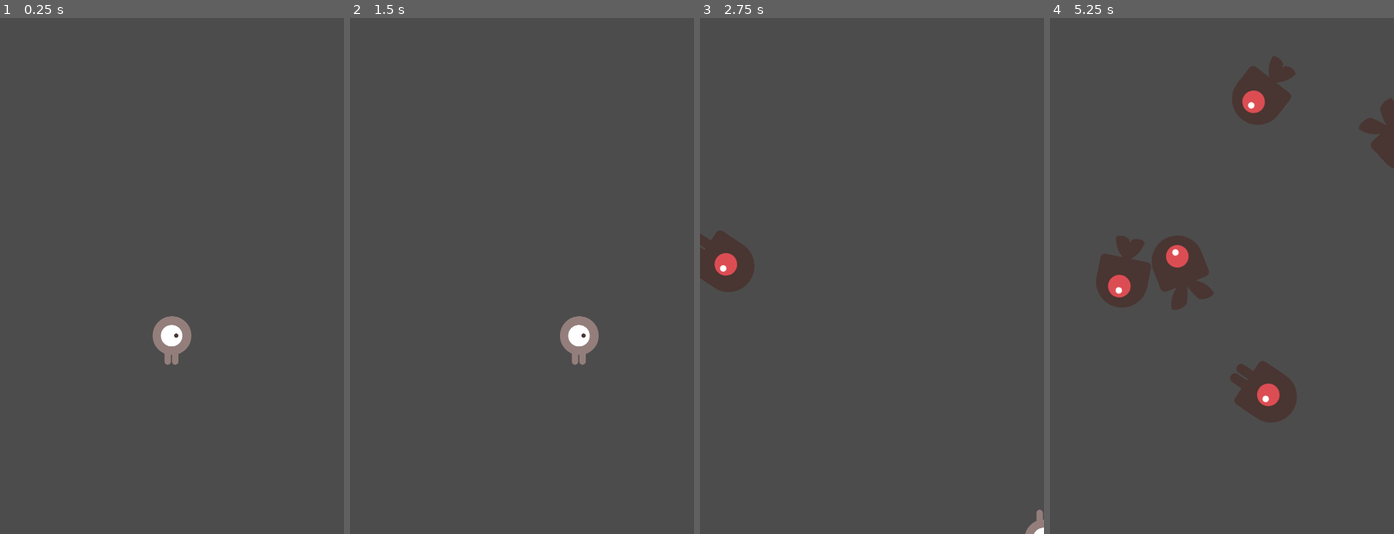
Above: before the commit, frames 1-4 (left to right).
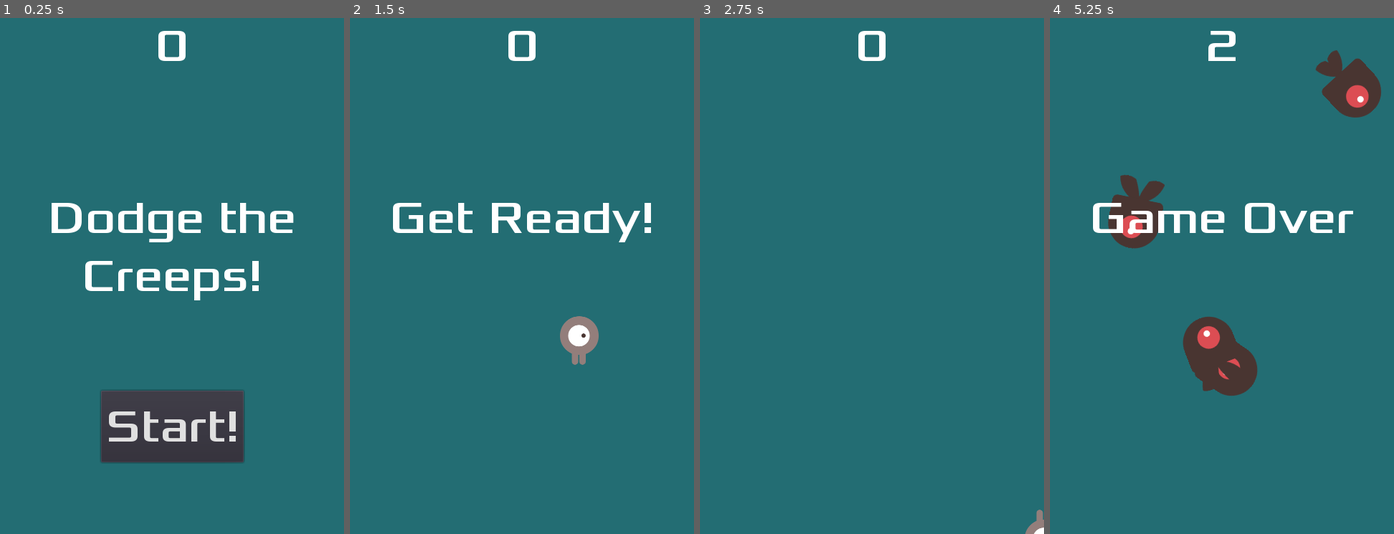
Above: after the commit, the same moments.

Repository: esper6/My-First-2D-Game
Game: Godot game, scene res://Main.tscn
The game is run twice, just before and just after one commit, with the same random seed, the same clock (stepped at 60 frames per second) and the same inputs.
Inputs (mouse positions are in pixels of both pictures, inside the frame that each line leads up to):
- Up to frame 1 (0.25 s): no input
- Up to frame 2 (1.5 s): click (522, 425) at 0.5 s, where only the run after the commit has a clickable "Start!"; tap Enter (start_game, bound only after the commit) at 1.25, 1.35 s; hold Right (move_right) from 1.28 s (still down)
- Up to frame 3 (2.75 s): release Right (move_right) at 2.03 s; hold Down (move_down) from 2.03 s (still down); tap Enter (start_game, bound only after the commit) at 2.1 s
- Up to frame 4 (5.25 s): release Down (move_down) at 2.78 s; hold Right (move_right) 2.78-3.53 s; tap Enter (start_game, bound only after the commit) every 0.75 s from 2.85 to 5.1 s; hold Up (move_up) 3.53-4.28 s; hold Left (move_left) from 4.28 s (still down)

The runs differ from the first frame. In frame 1, 95% of the frame differs, in the area x 0-100%, y 0-100%; in frame 2, 99%; in frame 3, 100%; in frame 4, 99%.

Commit message:
Tutorial Complete!

Diff:
--- /dev/null
+++ b/HUD.gd
@@ -0,0 +1,36 @@
+extends CanvasLayer
+
+signal start_game
+
+func _ready():
+	pass # Replace with function body.
+
+
+func show_message(text):
+	$Message.text = text
+	$Message.show()
+	$MessageTimer.start()
+
+func show_game_over():
+	show_message("Game Over")
+	# Wait until the MessageTimer has counted down.
+	yield($MessageTimer, "timeout")
+
+	$Message.text = "Dodge the\nCreeps!"
+	$Message.show()
+	# Make a one-shot timer and wait for it to finish.
+	yield(get_tree().create_timer(1), "timeout")
+	$StartButton.show()
+
+
+func update_score(score):
+	$ScoreLabel.text = str(score)
+
+
+func _on_MessageTimer_timeout():
+	$Message.hide()
+
+
+func _on_StartButton_pressed():
+	$StartButton.hide()
+	emit_signal("start_game")
--- /dev/null
+++ b/HUD.tscn
@@ -0,0 +1,56 @@
+[gd_scene load_steps=6 format=2]
+
+[ext_resource path="res://fonts/Xolonium-Regular.ttf" type="DynamicFontData" id=1]
+[ext_resource path="res://HUD.gd" type="Script" id=2]
+
+[sub_resource type="DynamicFont" id=1]
+size = 64
+font_data = ExtResource( 1 )
+
+[sub_resource type="InputEventAction" id=2]
+action = "start_game"
+
+[sub_resource type="ShortCut" id=3]
+shortcut = SubResource( 2 )
+
+[node name="HUD" type="CanvasLayer"]
+script = ExtResource( 2 )
+
+[node name="ScoreLabel" type="Label" parent="."]
+anchor_right = 1.0
+margin_bottom = 78.0
+custom_fonts/font = SubResource( 1 )
+text = "0"
+align = 1
+
+[node name="Message" type="Label" parent="."]
+anchor_top = 0.5
+anchor_right = 1.0
+anchor_bottom = 0.5
+margin_top = -120.0
+margin_bottom = 120.0
+custom_fonts/font = SubResource( 1 )
+text = "Dodge the Creeps!
+"
+align = 1
+autowrap = true
+
+[node name="StartButton" type="Button" parent="."]
+anchor_left = 0.5
+anchor_top = 1.0
+anchor_right = 0.5
+anchor_bottom = 1.0
+margin_left = -99.5
+margin_top = -200.0
+margin_right = 99.5
+margin_bottom = -100.0
+custom_fonts/font = SubResource( 1 )
+shortcut = SubResource( 3 )
+text = "Start!"
+
+[node name="MessageTimer" type="Timer" parent="."]
+wait_time = 2.0
+one_shot = true
+
+[connection signal="pressed" from="StartButton" to="." method="_on_StartButton_pressed"]
+[connection signal="timeout" from="MessageTimer" to="." method="_on_MessageTimer_timeout"]
--- a/Main.gd
+++ b/Main.gd
@@ -7,7 +7,6 @@
 
 func _ready():
 	randomize()
-	new_game()
 
 
 # Called every frame. 'delta' is the elapsed time since the previous frame.
@@ -19,15 +18,26 @@
 	$ScoreTimer.stop()
 	$MobTimer.stop()
 
+	$HUD.show_game_over()
+
+	$Music.stop()
+	$DeathSound.play()
 
 func new_game():
 	score = 0
 	$Player.start($StartPosition.position)
 	$StartTimer.start()
 
+	$HUD.update_score(score)
+	$HUD.show_message("Get Ready!")
+
+	get_tree().call_group("mobs", "queue_free")
+
+	$Music.play()
 
 func _on_ScoreTimer_timeout():
 	score += 1
+	$HUD.update_score(score)
 
 
 func _on_StartTimer_timeout():
--- a/Main.tscn
+++ b/Main.tscn
@@ -1,8 +1,11 @@
-[gd_scene load_steps=5 format=2]
+[gd_scene load_steps=8 format=2]
 
 [ext_resource path="res://Player.tscn" type="PackedScene" id=1]
 [ext_resource path="res://Main.gd" type="Script" id=2]
 [ext_resource path="res://Mob.tscn" type="PackedScene" id=3]
+[ext_resource path="res://HUD.tscn" type="PackedScene" id=4]
+[ext_resource path="res://art/House In a Forest Loop.ogg" type="AudioStream" id=5]
+[ext_resource path="res://art/gameover.wav" type="AudioStream" id=6]
 
 [sub_resource type="Curve2D" id=1]
 _data = {
@@ -12,6 +15,11 @@
 [node name="Main" type="Node"]
 script = ExtResource( 2 )
 mob_scene = ExtResource( 3 )
+
+[node name="ColorRect" type="ColorRect" parent="."]
+margin_right = 4096.0
+margin_bottom = 4096.0
+color = Color( 0.141176, 0.431373, 0.454902, 1 )
 
 [node name="Player" parent="." instance=ExtResource( 1 )]
 position = Vector2( -312, 96 )
@@ -35,7 +43,16 @@
 position = Vector2( 0, -1 )
 rotation = 0.218059
 
+[node name="HUD" parent="." instance=ExtResource( 4 )]
+
+[node name="Music" type="AudioStreamPlayer" parent="."]
+stream = ExtResource( 5 )
+
+[node name="DeathSound" type="AudioStreamPlayer" parent="."]
+stream = ExtResource( 6 )
+
 [connection signal="hit" from="Player" to="." method="game_over"]
 [connection signal="timeout" from="StartTimer" to="." method="_on_StartTimer_timeout"]
 [connection signal="timeout" from="ScoreTimer" to="." method="_on_ScoreTimer_timeout"]
 [connection signal="timeout" from="MobTimer" to="." method="_on_MobTimer_timeout"]
+[connection signal="start_game" from="HUD" to="." method="new_game"]
--- a/Mob.gd
+++ b/Mob.gd
@@ -7,10 +7,5 @@
 	$AnimatedSprite.animation = mob_types[randi() % mob_types.size()]
 
 
-
-#func _process(delta):
-#	pass
-
-
 func _on_VisibilityNotifier2D_screen_exited():
 	queue_free()
--- a/Mob.tscn
+++ b/Mob.tscn
@@ -30,7 +30,7 @@
 radius = 36.0
 height = 24.0
 
-[node name="Mob" type="RigidBody2D"]
+[node name="Mob" type="RigidBody2D" groups=["mobs"]]
 position = Vector2( 24, 14 )
 collision_mask = 0
 gravity_scale = 0.0
--- a/project.godot
+++ b/project.godot
@@ -47,6 +47,11 @@
 "events": [ Object(InputEventKey,"resource_local_to_scene":false,"resource_name":"","device":0,"alt":false,"shift":false,"control":false,"meta":false,"command":false,"pressed":false,"scancode":0,"physical_scancode":16777234,"unicode":0,"echo":false,"script":null)
  ]
 }
+start_game={
+"deadzone": 0.5,
+"events": [ Object(InputEventKey,"resource_local_to_scene":false,"resource_name":"","device":0,"alt":false,"shift":false,"control":false,"meta":false,"command":false,"pressed":false,"scancode":0,"physical_scancode":16777221,"unicode":0,"echo":false,"script":null)
+ ]
+}
 
 [physics]
 
